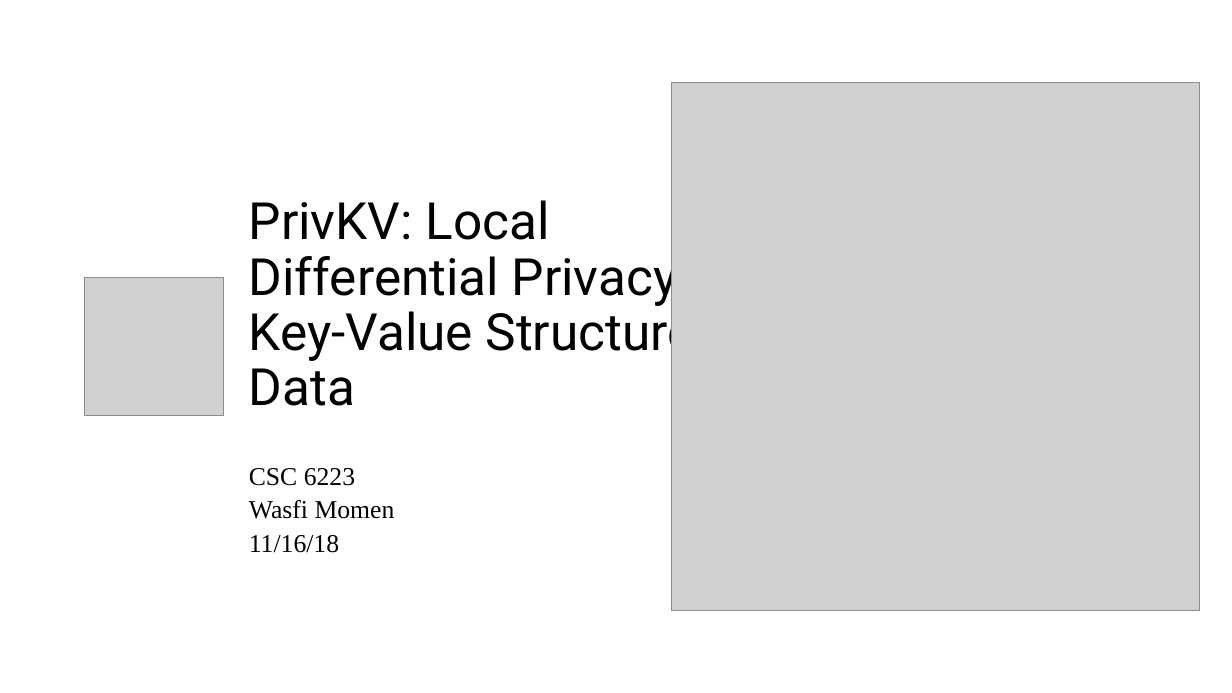
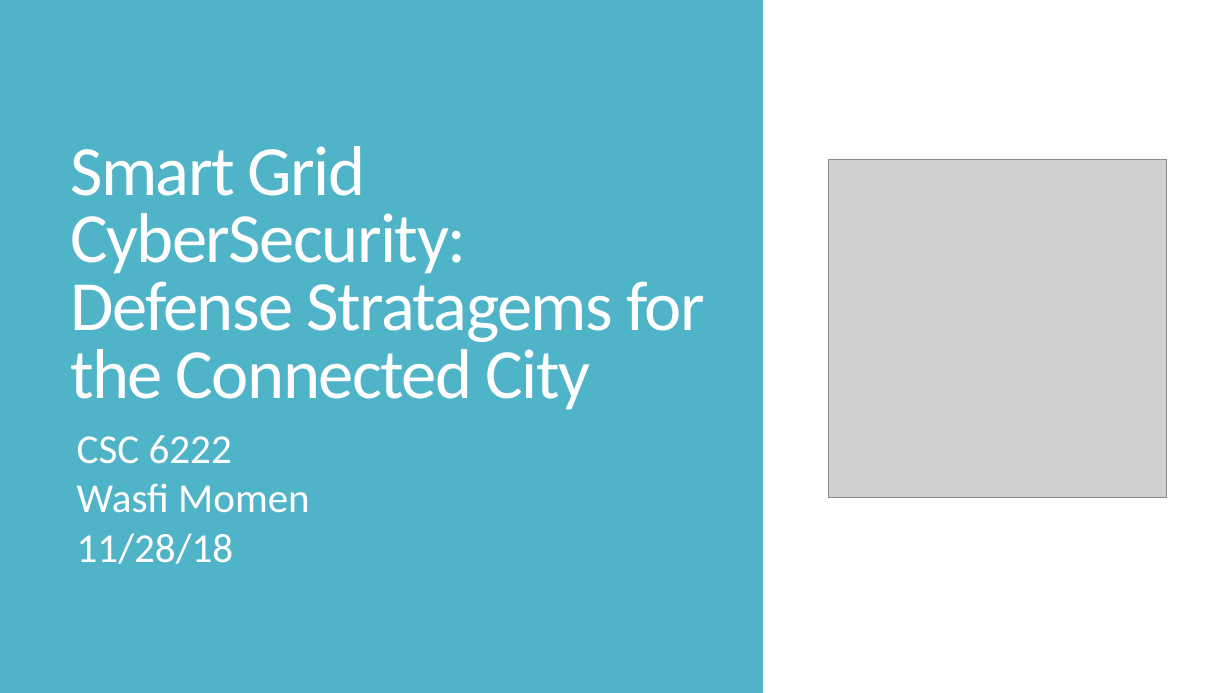
Before and after one commit to CodeFluent/Notes, a slide deck: slide 1 of CS-6222/Fall_2018/project/PrivKV Differential Privacy for Key Value Structured Data.pptx. Drawn at 1232x693 pixels with LibreOffice and Linux fonts; fonts in the diff are those of the drawing; grey boxes stand for pictures. Boxes give left, top, right and bottom in pixels: in the first picture for what was removed or moved away, otherwise in the second. Text is boxed around its words. In the diff, an @@ line names an element or a change of style, - is before the commit and + after.

```diff
--- a/CS-6222/Fall_2018/project/PrivKV Differential Privacy for Key Value Structured Data.pptx
+++ b/CS-6222/Fall_2018/project/PrivKV Differential Privacy for Key Value Structured Data.pptx
@@ background #FFFFFF to #50B4C8 @@
@@ rectangle added at bbox=[0, 0, 1232, 693], fill #50B4C8 @@
@@ rectangle added at bbox=[763, 0, 1232, 693], fill #FFFFFF @@
@@ title "Smart Grid CyberSecurity: Defense Stratagems ..." at bbox=[70, 146, 705, 410]: vertical alignment middle to bottom @@
@@ picture removed at bbox=[671, 82, 1199, 610] @@
@@ title at bbox=[70, 146, 705, 410]: text changed; size 40 to 55 pt; font Roboto to Calibri; text colour #000000 to #FFFFFF @@
-PrivKV: Local Differential Privacy for Key-Value Structured Data
+Smart Grid CyberSecurity:
+Defense Stratagems for the Connected City
@@ picture added at bbox=[828, 159, 1167, 498] @@
@@ picture removed at bbox=[85, 277, 224, 416] @@
@@ subtitle "CSC 6222": place and size @@
-subtitle "CSC 6222" at bbox=[249, 468, 395, 553]
+subtitle "CSC 6222" at bbox=[77, 435, 310, 564]
@@ subtitle at bbox=[77, 435, 232, 464]: text changed; size 20 to 32 pt; font Times New Roman to Calibri; text colour #000000 to #FFFFFF @@
-CSC 6223
+CSC 6222
@@ subtitle at bbox=[77, 483, 310, 513]: size 20 to 32 pt, font Times New Roman to Calibri, text colour #000000 to #FFFFFF in "Wasfi Momen"; line spacing 1.1 to 0.85; more space between paragraphs @@
@@ subtitle at bbox=[77, 533, 234, 564]: text changed; size 20 to 32 pt; font Times New Roman to Calibri; text colour #000000 to #FFFFFF @@
-11/16/18
+11/28/18
```
Also in this commit, not shown: 19 other slides changed, 2 other files.
